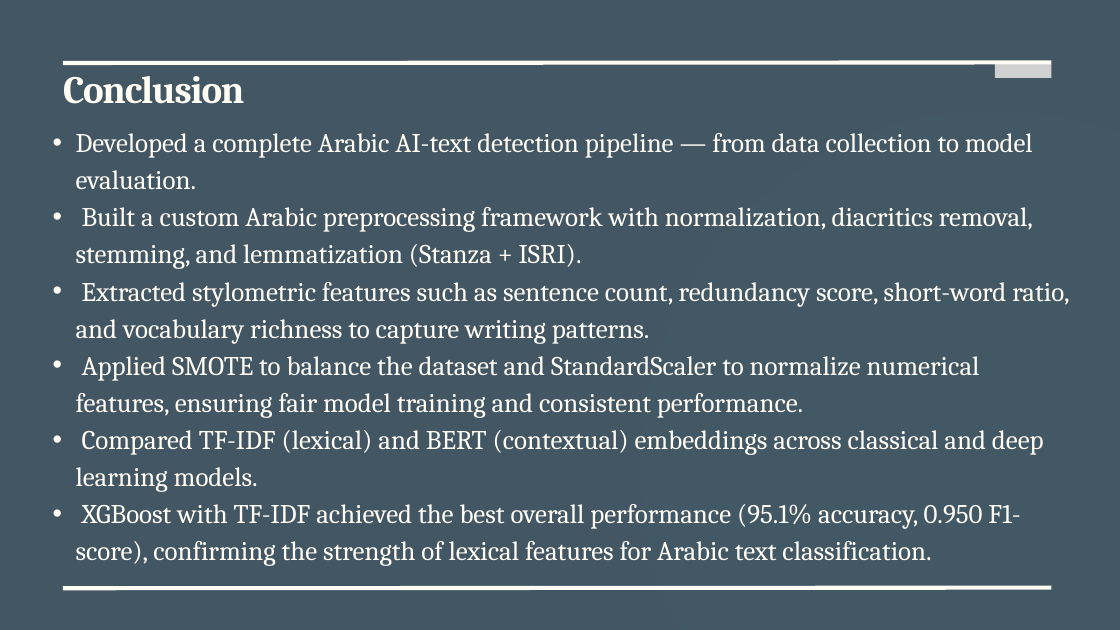
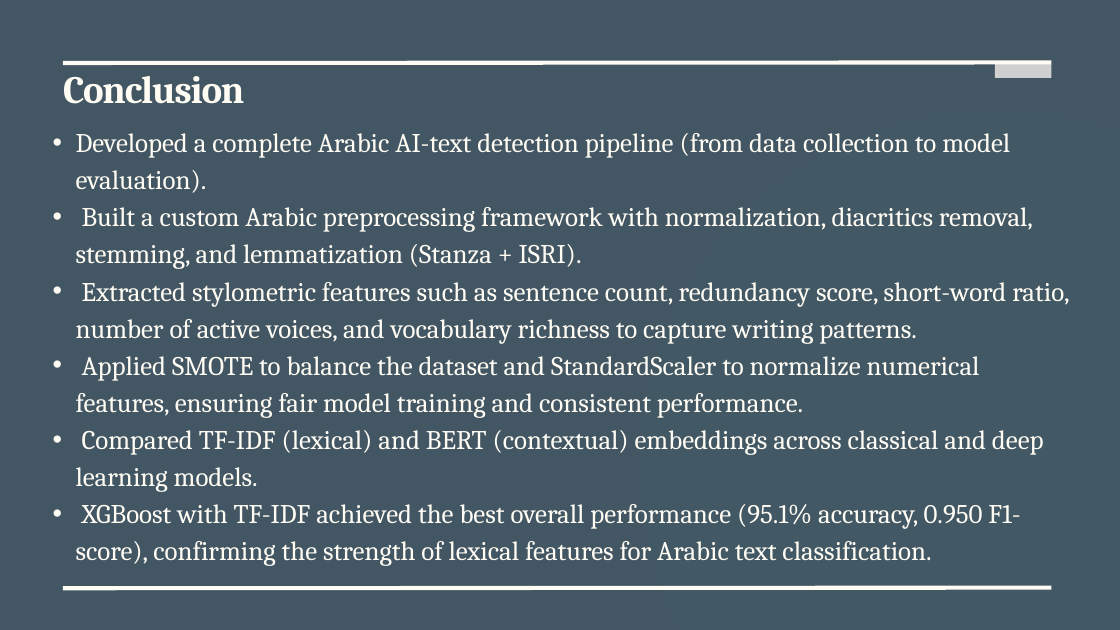
Before and after one commit to shoagMdf/ArabicNLP_Project, a slide deck: slide 13 of results/presentations/Advanced Data Analytic Techniques.pptx (slide 12 before the commit). Drawn at 1120x630 pixels with LibreOffice and Linux fonts; fonts in the diff are those of the drawing; grey boxes stand for pictures. Boxes give left, top, right and bottom in pixels: in the first picture for what was removed or moved away, otherwise in the second. Text is boxed around its words. In the diff, an @@ line names an element or a change of style, - is before the commit and + after.

```diff
--- a/results/presentations/Advanced Data Analytic Techniques.pptx
+++ b/results/presentations/Advanced Data Analytic Techniques.pptx
@@ text at (x1=76, y1=133, x2=1010, y2=193): text changed @@
-  • Developed a complete Arabic AI-text detection pipeline — from data collection to model evaluation.
+  • Developed a complete Arabic AI-text detection pipeline (from data collection to model evaluation).
@@ text at (x1=76, y1=282, x2=1069, y2=344): text changed @@
-  • Extracted stylometric features such as sentence count, redundancy score, short-word ratio, and vocabulary richness to capture writing patterns.
+  • Extracted stylometric features such as sentence count, redundancy score, short-word ratio, number of active voices, and vocabulary richness to capture writing patterns.
```
Also in this commit, not shown: 10 other slides changed, 1 slide added.
